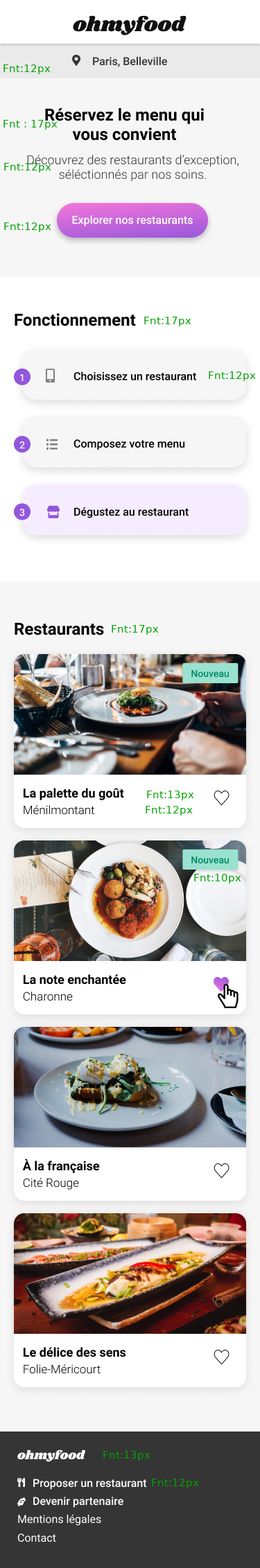
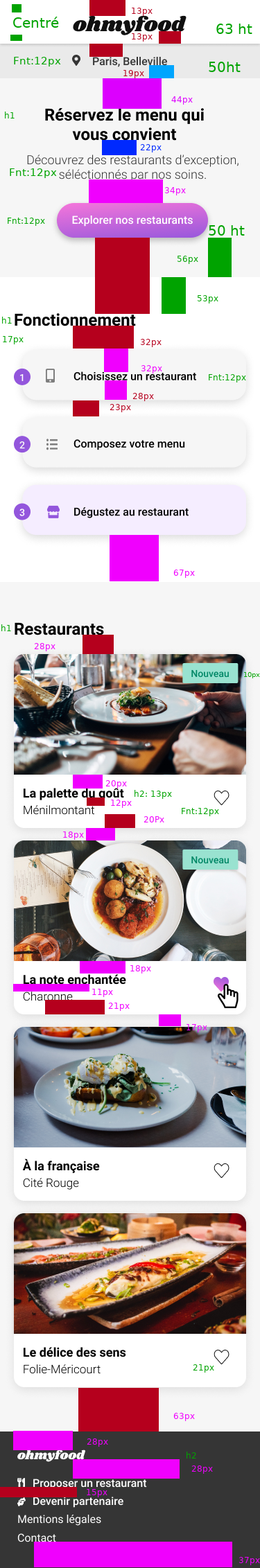
Comparing the layer stacks of the two 260px x 1568px images. Changes:
showed "21px", painted on it over bbox(108, 1002, 215, 1373)
showed "rectangle-65px", painted on it over bbox(0, 0, 260, 1568)
added layer "h1" above "h2: 13px" over bbox(1, 111, 24, 632)
renamed "20Px" to "h2: 13px", showed it, moved it above "10px", painted on it over bbox(134, 789, 197, 1459)
added layer "10px" above "Fnt:12px" over bbox(243, 672, 260, 679)
painted on "Fnt:12px" over bbox(3, 56, 256, 1489)
showed "63 ht" over bbox(208, 23, 253, 236)
showed "Centré" over bbox(13, 16, 59, 28)
